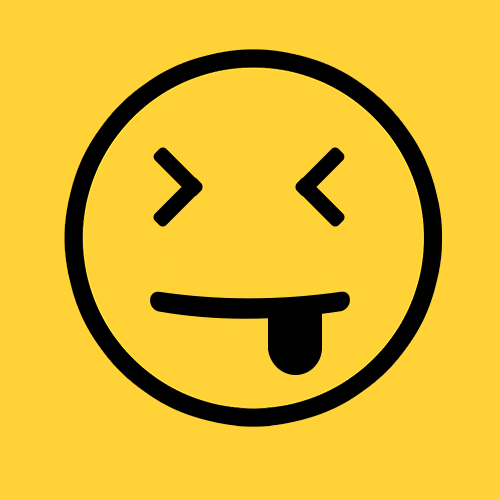
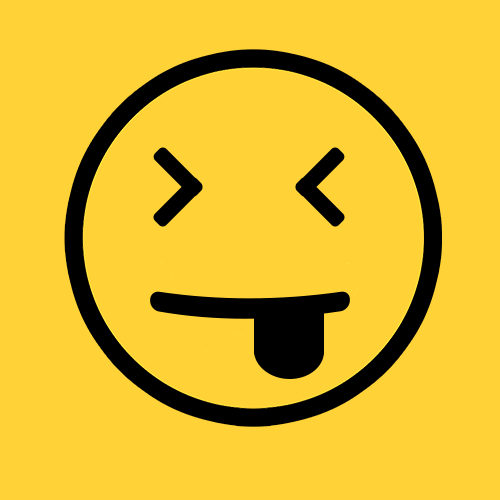
Layered file, before and after one edit (500 × 500). Changes by layer:
painted on "形状 1" over [254, 313, 324, 379]
